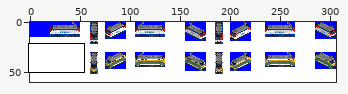
Sprite sheet, stored at src/locomotive/K8x00/K8x00.png. The first picture is a wide view before the edit; the outline marks the close-up.
Close-up. First the earlier version:
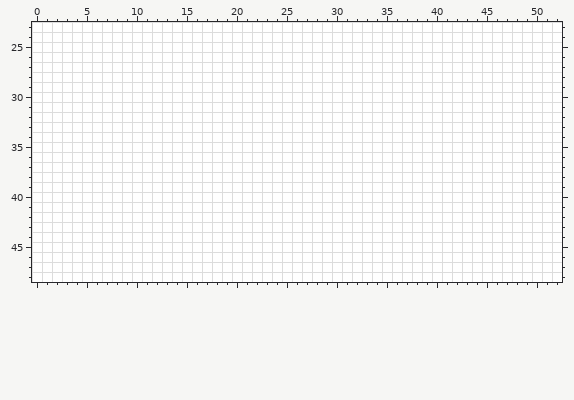
The file is 306x60 pixels. Colours within 5 levels of each other are drawn and written as one. Shown: x 0..52, y 23..48.
And afterwards:
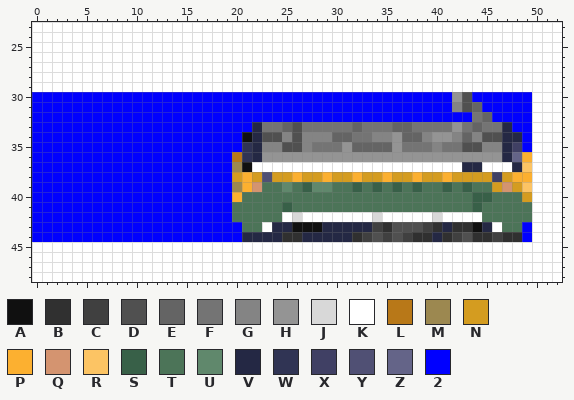
Palette (. is transparent): A #101010  B #303030  C #404040  D #505050  E #646464  F #747474  G #848484  H #949494  J #d8d8d8  K #ffffff  L #b87818  M #9c8850  N #d49c20  P #fcb030  Q #d49470  R #fcc464  S #386048  T #4c7458  U #60886c  V #242844  W #303454  X #404064  Y #505074  Z #646488  2 #0000ff
Difference:
@@ x 0..52 @@
 29 KKKKKKKKKKKKKKKKKKKKKKKKKKKKKKKKKKKKKKKKKKKKKKKKKKKKK
-30 KKKKKKKKKKKKKKKKKKKKKKKKKKKKKKKKKKKKKKKKKKKKKKKKKKKKK
-31 KKKKKKKKKKKKKKKKKKKKKKKKKKKKKKKKKKKKKKKKKKKKKKKKKKKKK
-32 KKKKKKKKKKKKKKKKKKKKKKKKKKKKKKKKKKKKKKKKKKKKKKKKKKKKK
-33 KKKKKKKKKKKKKKKKKKKKKKKKKKKKKKKKKKKKKKKKKKKKKKKKKKKKK
-34 KKKKKKKKKKKKKKKKKKKKKKKKKKKKKKKKKKKKKKKKKKKKKKKKKKKKK
-35 KKKKKKKKKKKKKKKKKKKKKKKKKKKKKKKKKKKKKKKKKKKKKKKKKKKKK
-36 KKKKKKKKKKKKKKKKKKKKKKKKKKKKKKKKKKKKKKKKKKKKKKKKKKKKK
-37 KKKKKKKKKKKKKKKKKKKKKKKKKKKKKKKKKKKKKKKKKKKKKKKKKKKKK
-38 KKKKKKKKKKKKKKKKKKKKKKKKKKKKKKKKKKKKKKKKKKKKKKKKKKKKK
-39 KKKKKKKKKKKKKKKKKKKKKKKKKKKKKKKKKKKKKKKKKKKKKKKKKKKKK
-40 KKKKKKKKKKKKKKKKKKKKKKKKKKKKKKKKKKKKKKKKKKKKKKKKKKKKK
-41 KKKKKKKKKKKKKKKKKKKKKKKKKKKKKKKKKKKKKKKKKKKKKKKKKKKKK
-42 KKKKKKKKKKKKKKKKKKKKKKKKKKKKKKKKKKKKKKKKKKKKKKKKKKKKK
-43 KKKKKKKKKKKKKKKKKKKKKKKKKKKKKKKKKKKKKKKKKKKKKKKKKKKKK
-44 KKKKKKKKKKKKKKKKKKKKKKKKKKKKKKKKKKKKKKKKKKKKKKKKKKKKK
+30 222222222222222222222222222222222222222222HD222222KKK
+31 222222222222222222222222222222222222222222GDE22222KKK
+32 22222222222222222222222222222222222222222222FE2222KKK
+33 2222222222222222222222VFFEDFFFFFEFFFEEFFFFHFEFFV22KKK
+34 222222222222222222222AVDDGDGGGEEFFGGHEEGHHGEGDDVV2KKK
+35 222222222222222222222WVGGDDGFFFHEEEEHFFFGFFDDGGVX2KKK
+36 22222222222222222222LWVHHHHHHHHHHHHHHHHHHHHHHHHVZPKKK
+37 22222222222222222222MAKKKKKKKKKKKKKKKKKKKKKVVKKKVRKKK
+38 22222222222222222222NPNYNNPNNPNNPNNPNNPNNPNNNNXNPPKKK
+39 22222222222222222222MPQTTUTSUUTTSTSTSTSTTSTSTTNQNRKKK
+40 22222222222222222222PTTTTTTTTTTTTTTTTTTTTTTTSSTTTNKKK
+41 22222222222222222222TTTTTSTTTTTTTTTTTTTTTTTTSTTTTTKKK
+42 22222222222222222222TTTTTKJKKKKKKKJKKKKKJKKKKTTTTTKKK
+43 222222222222222222222TTKVVAAAVVVVVCBDDDCBVBBAVKTT2KKK
+44 222222222222222222222VVVVBBVVVVVBCDCDCBBVBCDBBCBB2KKK
 45 KKKKKKKKKKKKKKKKKKKKKKKKKKKKKKKKKKKKKKKKKKKKKKKKKKKKK
Pixel boxes of the changes (left, top, right, bottom) in both close-ups:
changed: (32, 92, 532, 242)
